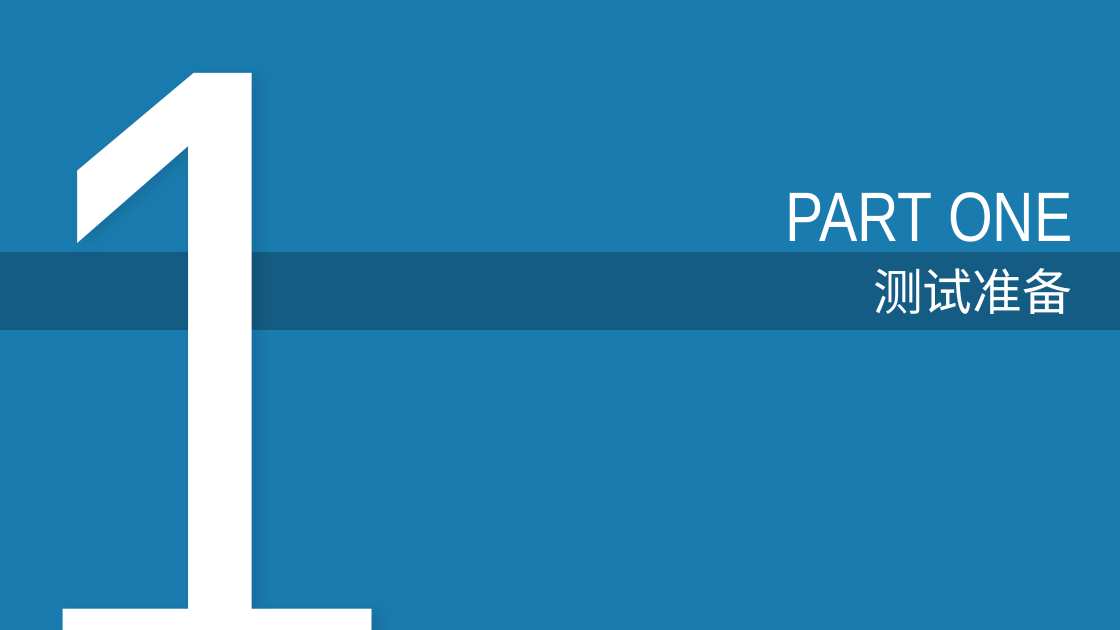
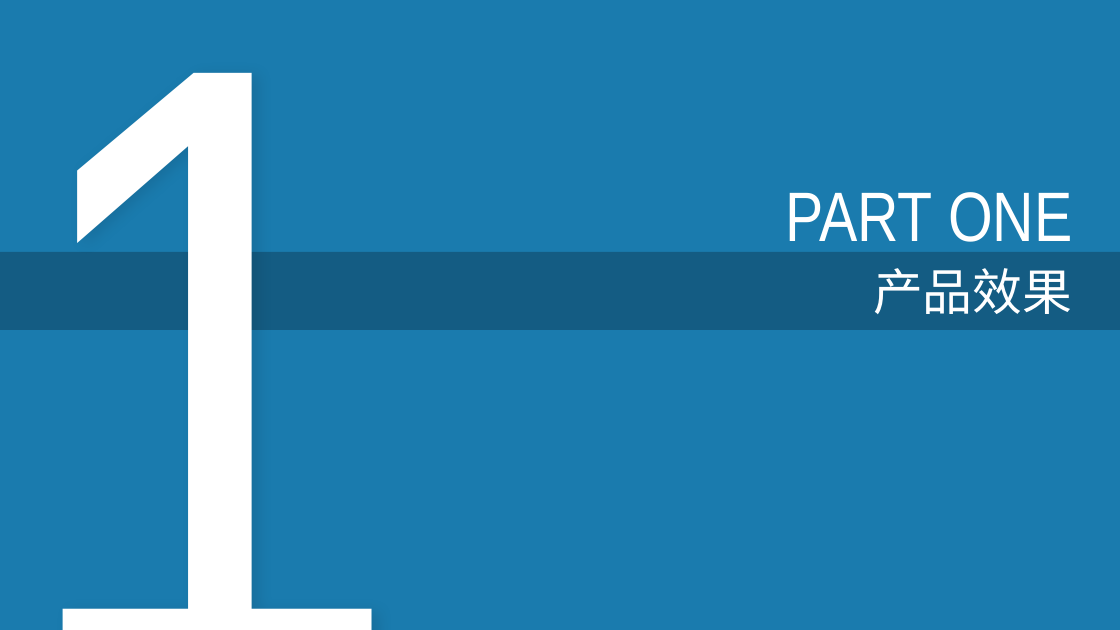
Before and after one commit to sebuaa2019/Team103, a slide deck: slide 3 of 答辩PPT/SE0611答辩TEAM103.pptx. Drawn at 1120x630 pixels with LibreOffice and Linux fonts; fonts in the diff are those of the drawing. Boxes give left, top, right and bottom in pixels: in the first picture for what was removed or moved away, otherwise in the second. Text is boxed around its words. In the diff, an @@ line names an element or a change of style, - is before the commit and + after.

```diff
--- a/答辩PPT/SE0611答辩TEAM103.pptx
+++ b/答辩PPT/SE0611答辩TEAM103.pptx
@@ text at (873, 268, 1072, 314): text changed @@
-测试准备
+产品效果
```
Also in this commit, not shown: 7 other slides changed, 1 slide added, 16 other files.
